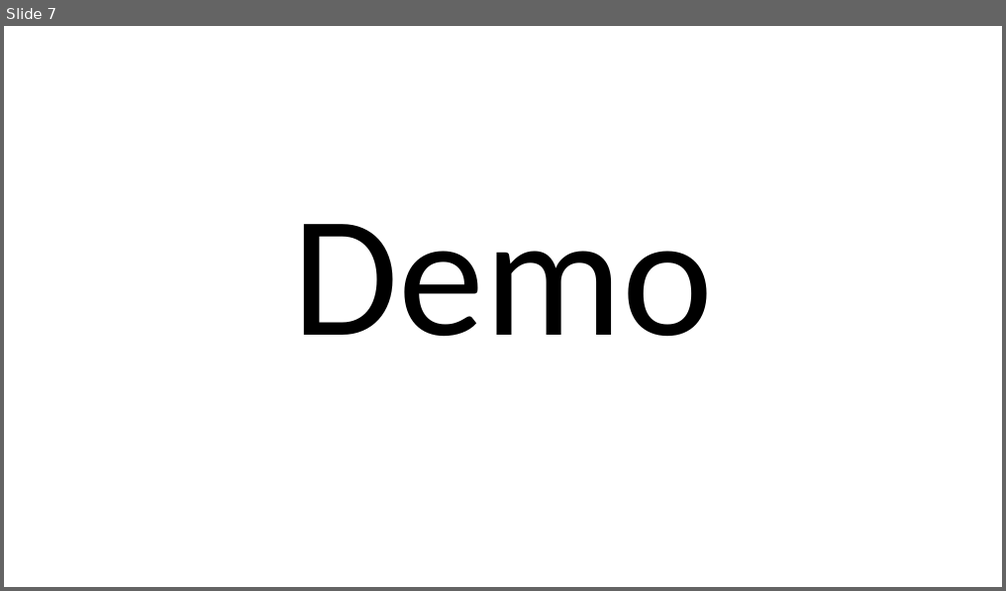
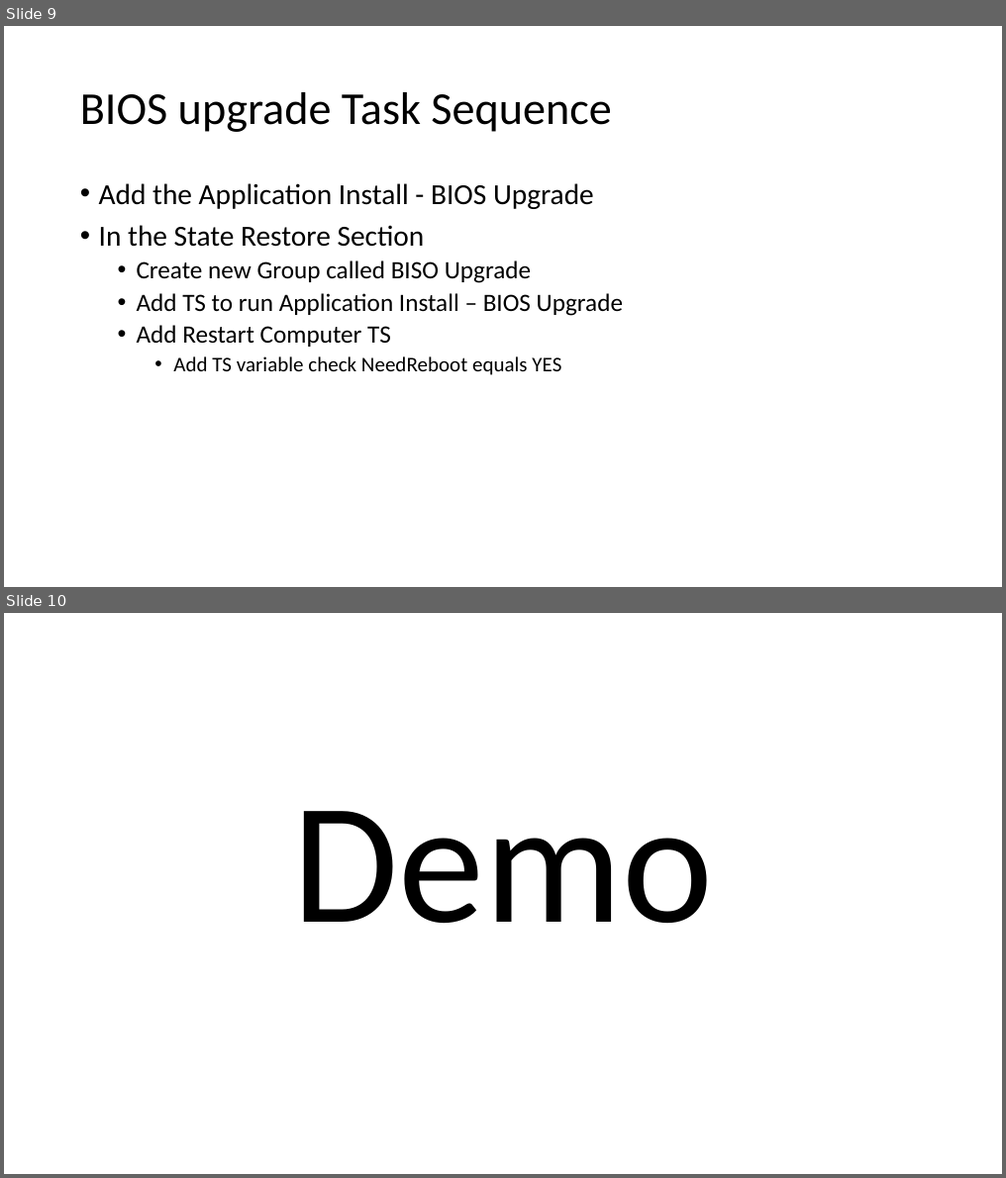
Before and after one commit to fydexx/HECC-2018, a slide deck: Part_02/Section02.pptx. Shown one above the other, each under a label of ours: slide 7 before the commit, slides 9 and 10 after it. The pictures are 1006x591 and 1006x1178 pixels, drawn with LibreOffice and Linux fonts; fonts in the diff are those of the drawing. Boxes give left, top, right and bottom in pixels: in the first picture for what was removed or moved away, otherwise in the second. Text is boxed around its words. In the diff, an @@ line names an element or a change of style, - is before the commit and + after.

```diff
--- a/Part_02/Section02.pptx
+++ b/Part_02/Section02.pptx
@@ slide 9 added at bbox=[4, 26, 1002, 587], background #FFFFFF @@
@@ title added at bbox=[80, 92, 611, 132], 44 pt, text #000000 @@
+BIOS upgrade Task Sequence
@@ text added at bbox=[99, 183, 623, 375], 24 pt, text #000000 @@
+• Add the Application Install - BIOS Upgrade
+• In the State Restore Section
+  • Create new Group called BISO Upgrade
+  • Add TS to run Application Install – BIOS Upgrade
+  • Add Restart Computer TS
+    • Add TS variable check NeedReboot equals YES
@@ what was slide 7 is now slide 10 @@
```
Also in this commit, not shown: 2 other slides added.
